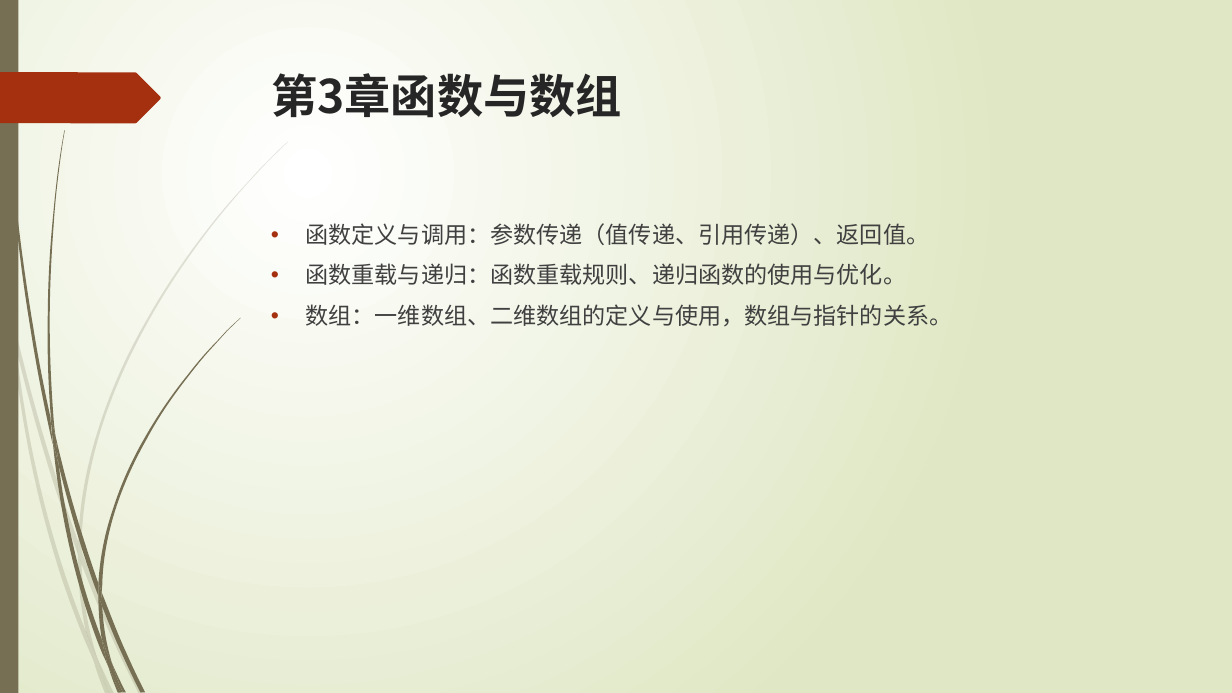
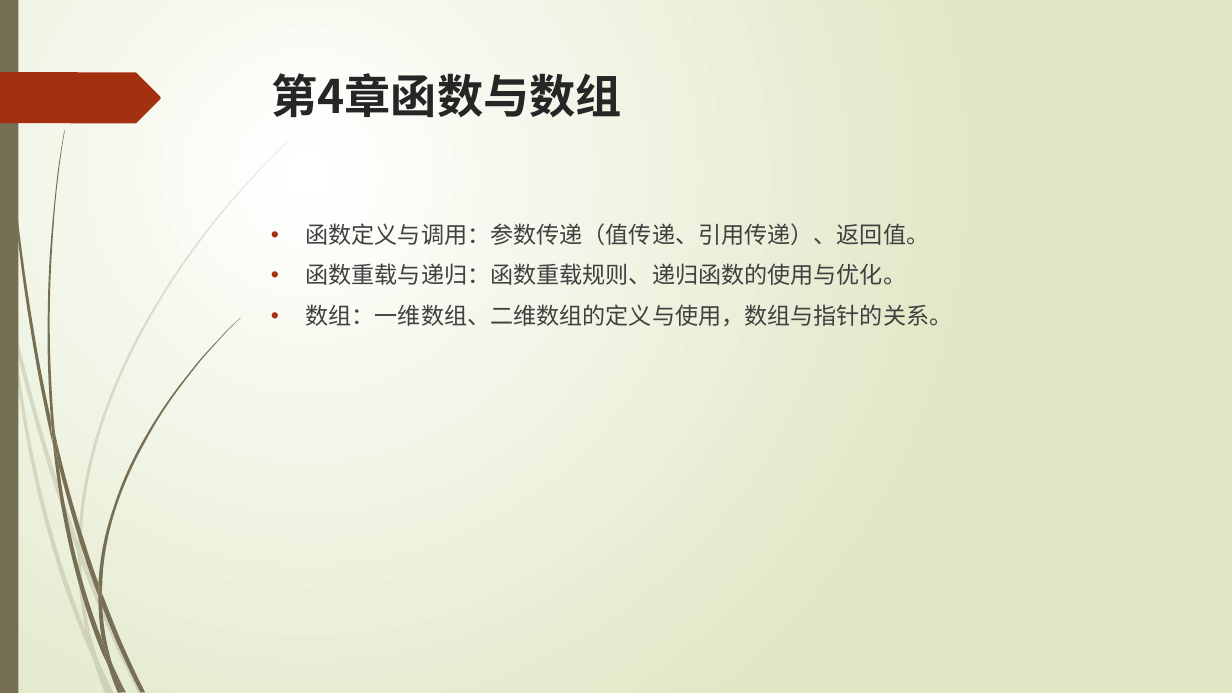
Before and after one commit to liuty2006/learn, a slide deck: slide 30 of learn_cpp/docs/C++语言培训.pptx (slide 16 before the commit). Drawn at 1232x693 pixels with LibreOffice and Linux fonts; fonts in the diff are those of the drawing. Boxes give left, top, right and bottom in pixels: in the first picture for what was removed or moved away, otherwise in the second. Text is boxed around its words. In the diff, an @@ line names an element or a change of style, - is before the commit and + after.

```diff
--- a/learn_cpp/docs/C++语言培训.pptx
+++ b/learn_cpp/docs/C++语言培训.pptx
@@ title at <box>271,73,622,117</box>: text changed @@
-第3章函数与数组
+第4章函数与数组
```
Also in this commit, not shown: 8 other slides changed, 23 slides added, 16 other files.
